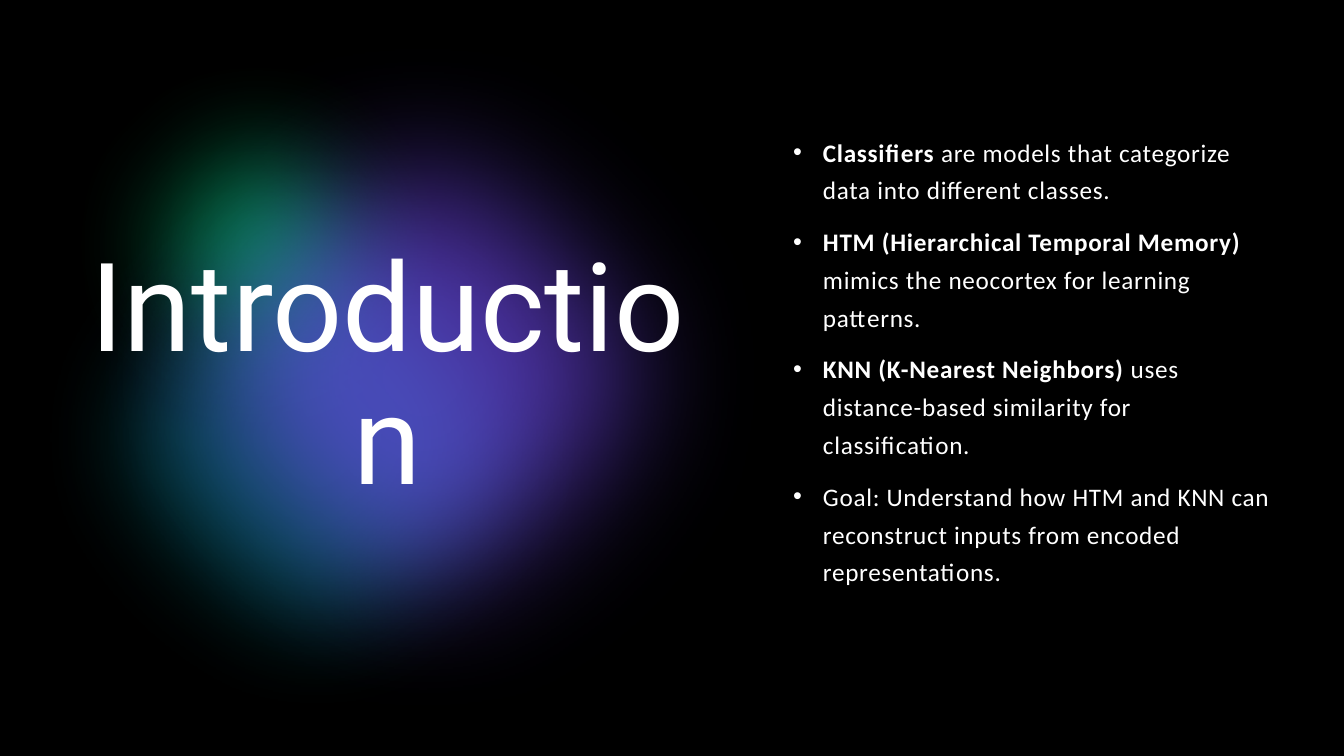
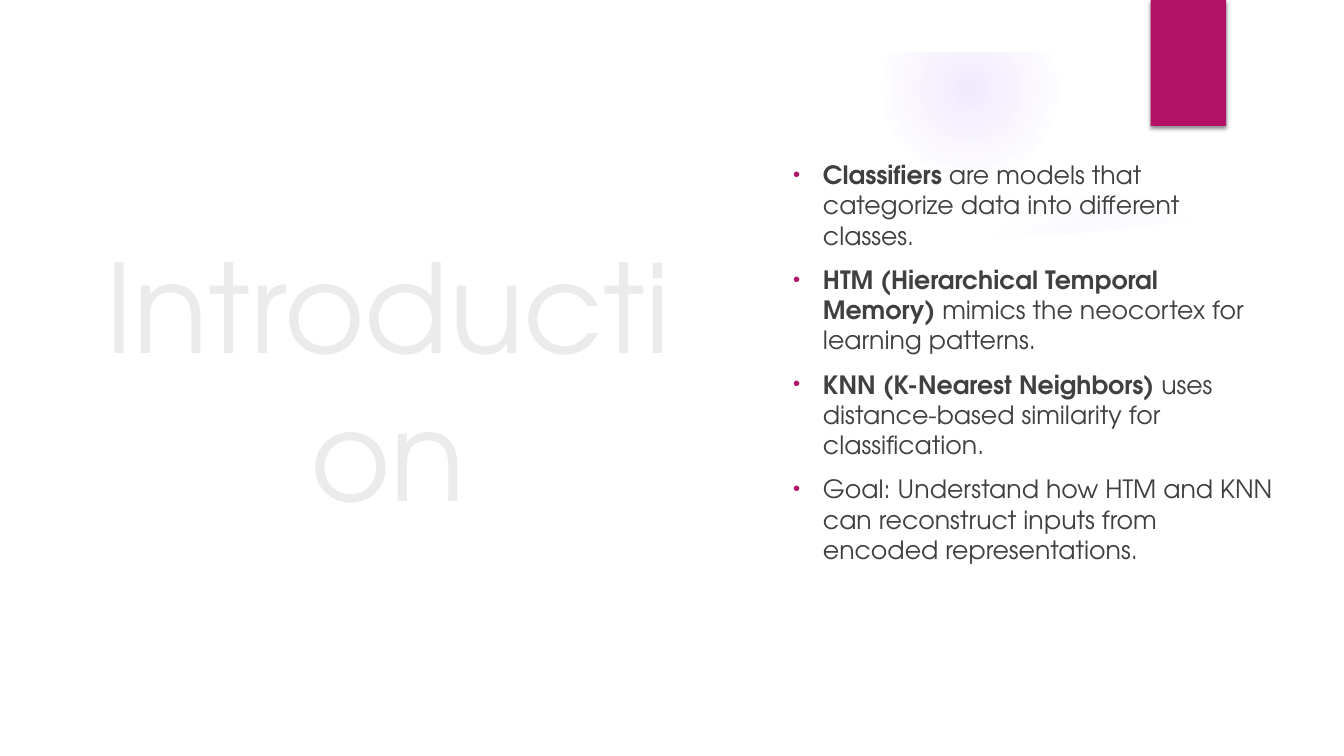
Before and after one commit to prnshubn/neocortexapi-team-untitled, a slide deck: slide 26 of source/Documentation_Team_Untitled/Team_Untitled_Presentation.pptx (slide 4 before the commit). Drawn at 1344x756 pixels with LibreOffice and Linux fonts; fonts in the diff are those of the drawing; background and template pictures are left out. Boxes give left, top, right and bottom in pixels: in the first picture for what was removed or moved away, otherwise in the second. Text is boxed around its words. In the diff, an @@ line names an element or a change of style, - is before the commit and + after.

Commit message:
Updated objective,Classification Process

```diff
--- a/source/Documentation_Team_Untitled/Team_Untitled_Presentation.pptx
+++ b/source/Documentation_Team_Untitled/Team_Untitled_Presentation.pptx
@@ background #000000 to picture (left out) @@
@@ rectangle removed at box(0, 0, 1344, 756) @@
@@ group added at box(0, 0, 1344, 756): 5 ellipses, 3 freeform shapes @@
@@ group removed at box(0, 0, 802, 756): 3 ellipses, 1 freeform shape @@
@@ group removed at box(0, 0, 1344, 756): 4 rectangles, 1 ellipse @@
@@ rectangle added at box(1150, 0, 1226, 126), fill #B31166 @@
@@ text "Classifiers are models that categorize ..." at box(823, 164, 1272, 564): font Calibri to TeX Gyre Adventor, text colour #FFFFFF to #404040, letter spacing 0.5 to 0 pt; line spacing 1.25 to 1 @@
@@ title "Introduction" at box(59, 92, 717, 665): font Roboto to TeX Gyre Adventor, text colour #FFFFFF to #EBEBEB; line spacing 0.9 to 1 @@
```
Also in this commit, not shown: 27 other slides changed, 1 slide added, 1 slide removed.
